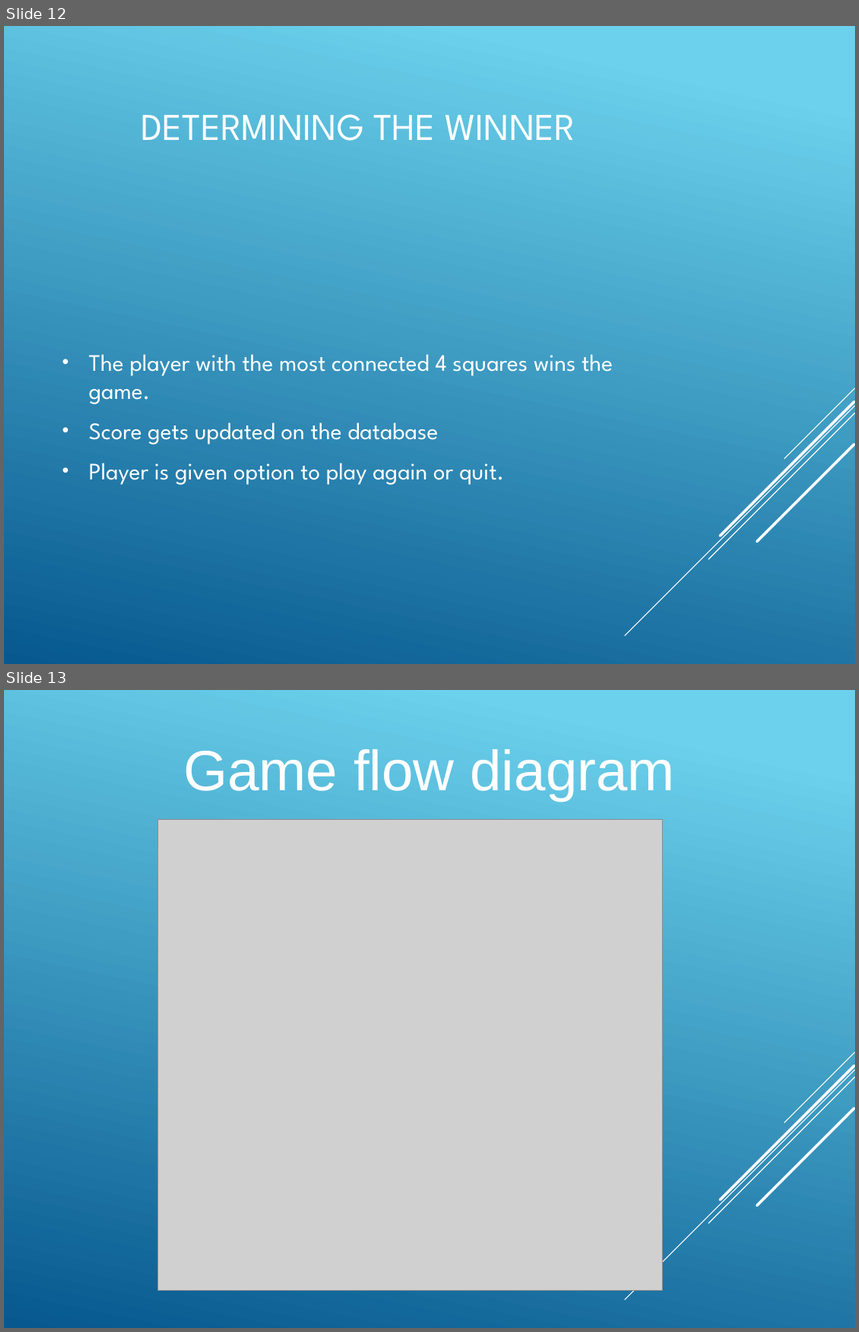
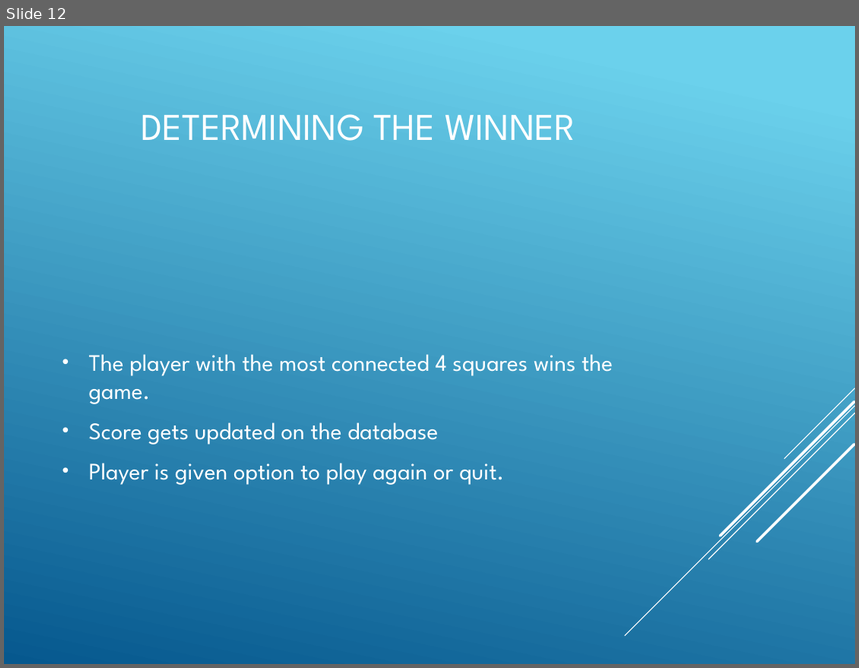
Before and after one commit to Amatarasu/A-Team, a slide deck: Power Point Presentation-bk.pptx. Shown one above the other, each under a label of ours: slides 12 and 13 before the commit, slide 12 after it. The pictures are 859x1332 and 859x668 pixels, drawn with LibreOffice and Linux fonts; fonts in the diff are those of the drawing; grey boxes stand for pictures. Boxes give left, top, right and bottom in pixels: in the first picture for what was removed or moved away, otherwise in the second. Text is boxed around its words. In the diff, an @@ line names an element or a change of style, - is before the commit and + after.

```diff
--- a/Power Point Presentation-bk.pptx
+++ b/Power Point Presentation-bk.pptx
@@ slide 13 removed at <box>4,690,855,1328</box>, background gradient #6ED2EB to #06588E; not listed: 5 template elements that a slide beside it also shows @@
@@ text removed at <box>183,749,675,801</box> @@
-Game flow diagram
@@ picture removed at <box>158,819,663,1291</box> @@
```
Also in this commit, not shown: 1 slide changed, 12 slides added, 8 other files.
